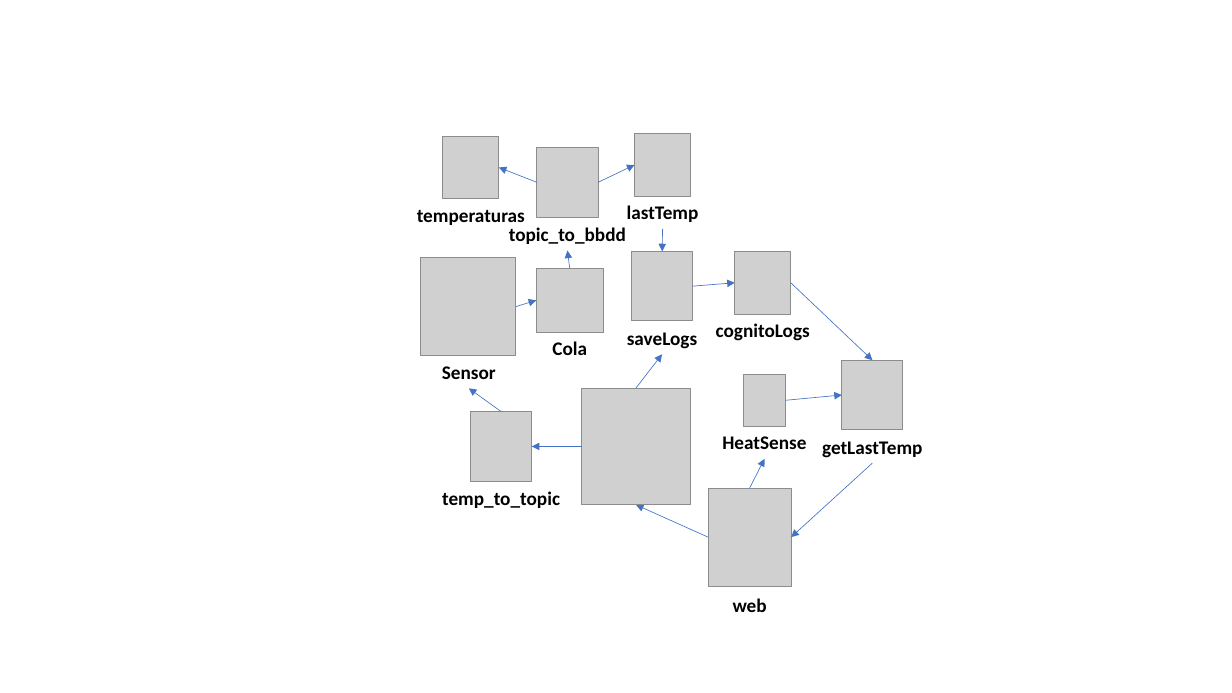
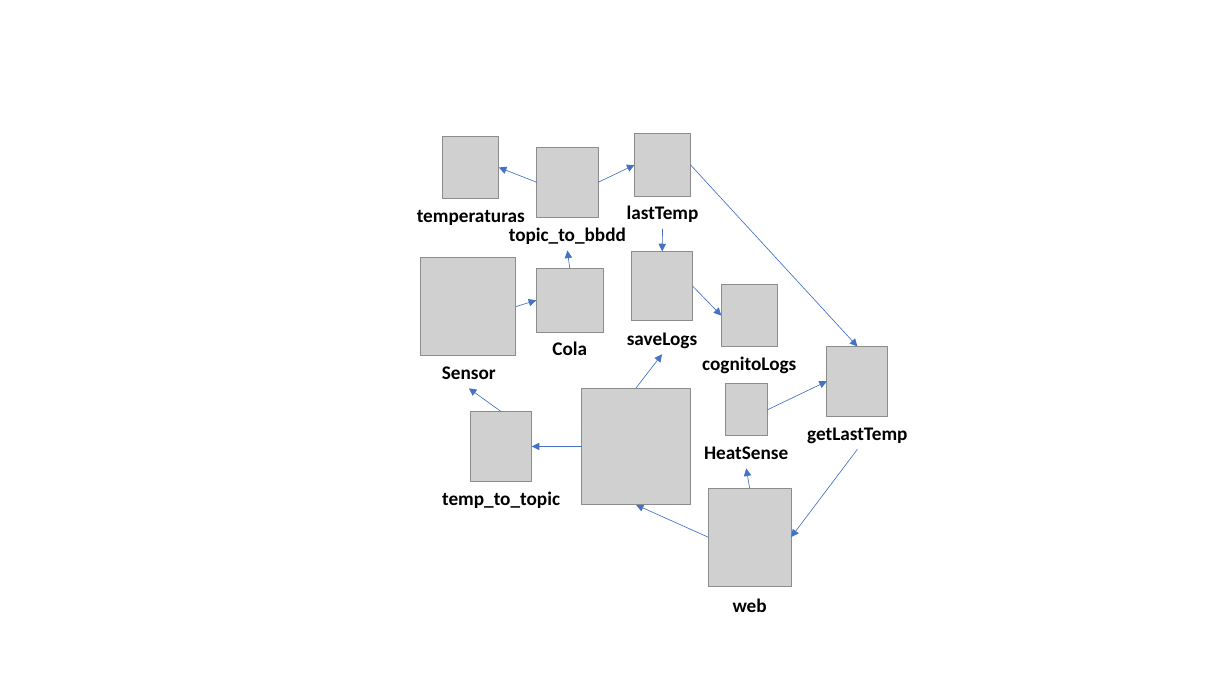
Before and after one commit to ansmartin/Proyecto-PYGITIC-2020, a slide deck: slide 1 of Documentación/draft design/bocetos estructura/design.pptx. Drawn at 1232x693 pixels with LibreOffice and Linux fonts; fonts in the diff are those of the drawing; grey boxes stand for pictures. Boxes give left, top, right and bottom in pixels: in the first picture for what was removed or moved away, otherwise in the second. Text is boxed around its words. In the diff, an @@ line names an element or a change of style, - is before the commit and + after.

```diff
--- a/Documentación/draft design/bocetos estructura/design.pptx
+++ b/Documentación/draft design/bocetos estructura/design.pptx
@@ arrow moved from (791, 283) - (872, 360) to (690, 165) - (858, 347) @@
@@ arrow moved from (693, 287) - (735, 283) to (693, 287) - (722, 316) @@
@@ picture: place and size @@
-picture at bbox=[735, 251, 791, 314]
+picture at bbox=[722, 285, 778, 348]
@@ text "cognitoLogs": place and size @@
-text "cognitoLogs" at bbox=[716, 323, 810, 341]
+text "cognitoLogs" at bbox=[702, 356, 796, 374]
@@ picture: place and size @@
-picture at bbox=[842, 360, 903, 430]
+picture at bbox=[827, 347, 888, 416]
@@ picture: place and size @@
-picture at bbox=[744, 374, 787, 426]
+picture at bbox=[726, 384, 768, 436]
@@ arrow moved from (786, 400) - (842, 396) to (767, 410) - (827, 382) @@
@@ text "getLastTemp": place and size @@
-text "getLastTemp" at bbox=[822, 441, 922, 458]
+text "getLastTemp" at bbox=[807, 427, 907, 444]
@@ text "HeatSense": place and size @@
-text "HeatSense" at bbox=[722, 436, 806, 449]
+text "HeatSense" at bbox=[704, 446, 788, 459]
@@ arrow moved from (872, 463) - (791, 537) to (858, 449) - (791, 537) @@
@@ arrow moved from (750, 488) - (764, 459) to (750, 488) - (747, 469) @@
```
Also in this commit, not shown: 3 other files.
